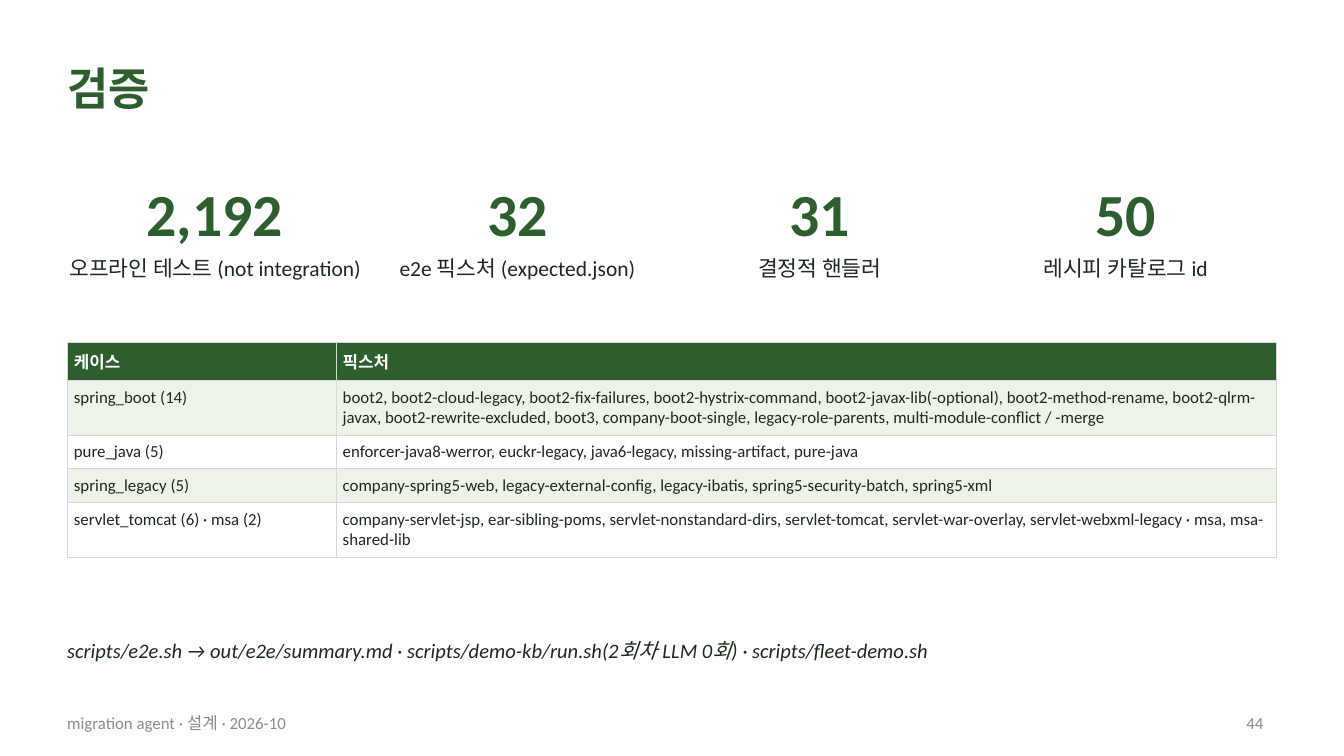
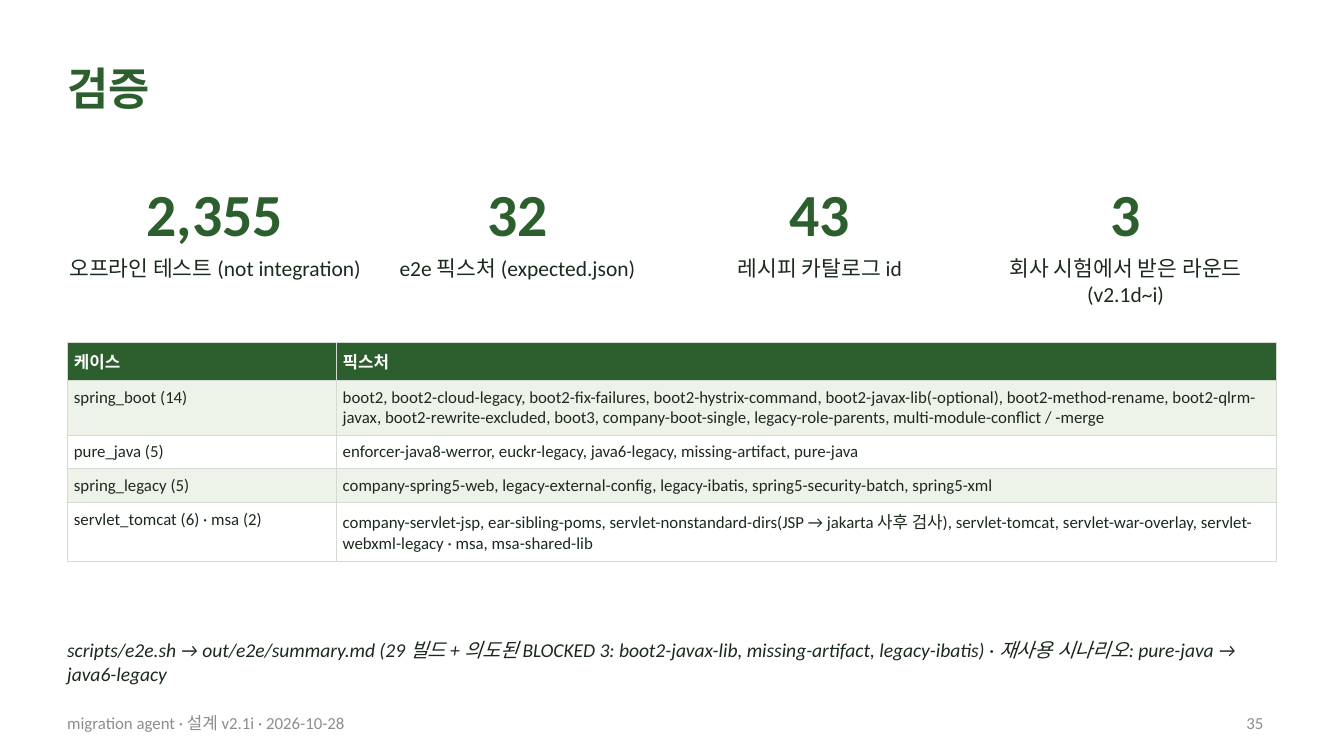
Before and after one commit to acandiatale/tutu, a slide deck: slide 35 of docs/migration-agent/migration-agent.pptx (slide 44 before the commit). Drawn at 1344x756 pixels with LibreOffice and Linux fonts; fonts in the diff are those of the drawing. Boxes give left, top, right and bottom in pixels: in the first picture for what was removed or moved away, otherwise in the second. Text is boxed around its words. In the diff, an @@ line names an element or a change of style, - is before the commit and + after.

```diff
--- a/docs/migration-agent/migration-agent.pptx
+++ b/docs/migration-agent/migration-agent.pptx
@@ text at bbox=[147, 197, 283, 244]: text changed @@
-2,192
+2,355
@@ text at bbox=[789, 197, 849, 237]: text changed @@
-31
+43
@@ text at bbox=[1110, 197, 1140, 237]: text changed @@
-50
+3
@@ text at bbox=[738, 258, 902, 278]: text changed @@
-결정적 핸들러
+레시피 카탈로그 id
@@ text at bbox=[1010, 258, 1241, 305]: text changed @@
-레시피 카탈로그 id
+회사 시험에서 받은 라운드 (v2.1d~i)
@@ table at bbox=[67, 343, 1277, 556] @@
-row 5, column 2: company-servlet-jsp, ear-sibling-poms, servlet-nonstandard-dirs, servlet-tomcat, servlet-war-overlay, servlet-webxml-legacy · msa, msa-shared-lib
+row 5, column 2: company-servlet-jsp, ear-sibling-poms, servlet-nonstandard-dirs(JSP → jakarta 사후 검사), servlet-tomcat, servlet-war-overlay, servlet-webxml-legacy · msa, msa-shared-lib
@@ text at bbox=[67, 640, 1213, 685]: text changed; size 11 to 10.5 pt @@
-scripts/e2e.sh → out/e2e/summary.md · scripts/demo-kb/run.sh(2회차 LLM 0회) · scripts/fleet-demo.sh
+scripts/e2e.sh → out/e2e/summary.md (29 빌드 + 의도된 BLOCKED 3: boot2-javax-lib, missing-artifact, legacy-ibatis) · 재사용 시나리오: pure-java → java6-legacy
@@ text at bbox=[67, 715, 344, 732]: text changed @@
-migration agent · 설계 · 2026-10
+migration agent · 설계 v2.1i · 2026-10-28
@@ page number at bbox=[1246, 718, 1263, 729]: text changed @@
-44
+35
```
Also in this commit, not shown: 9 other slides changed, 27 slides added, 35 slides removed, 31 other files.
